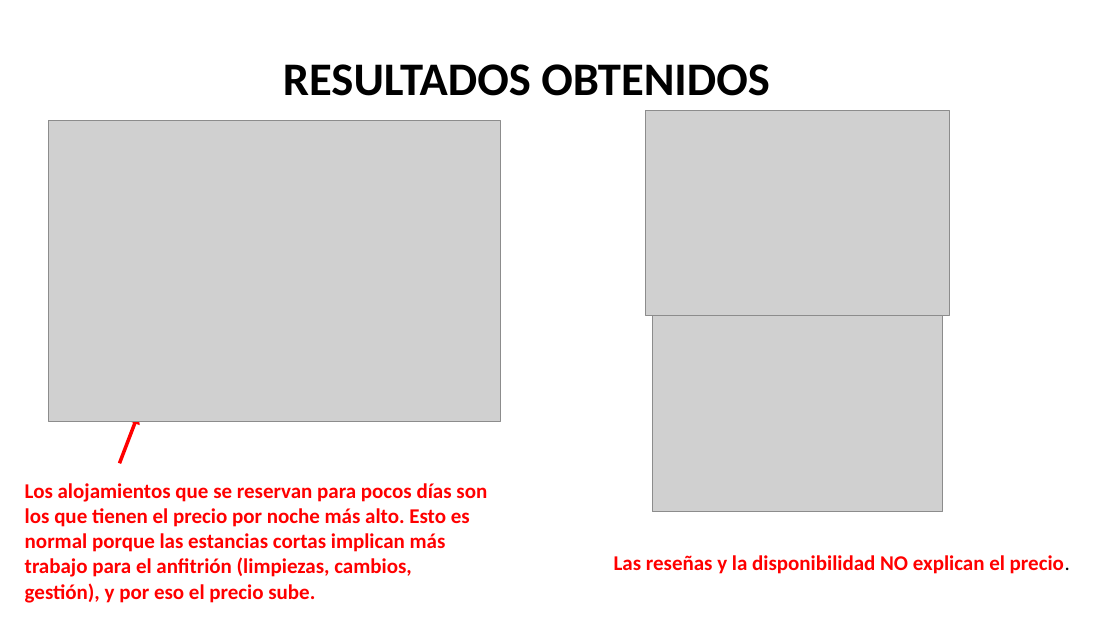
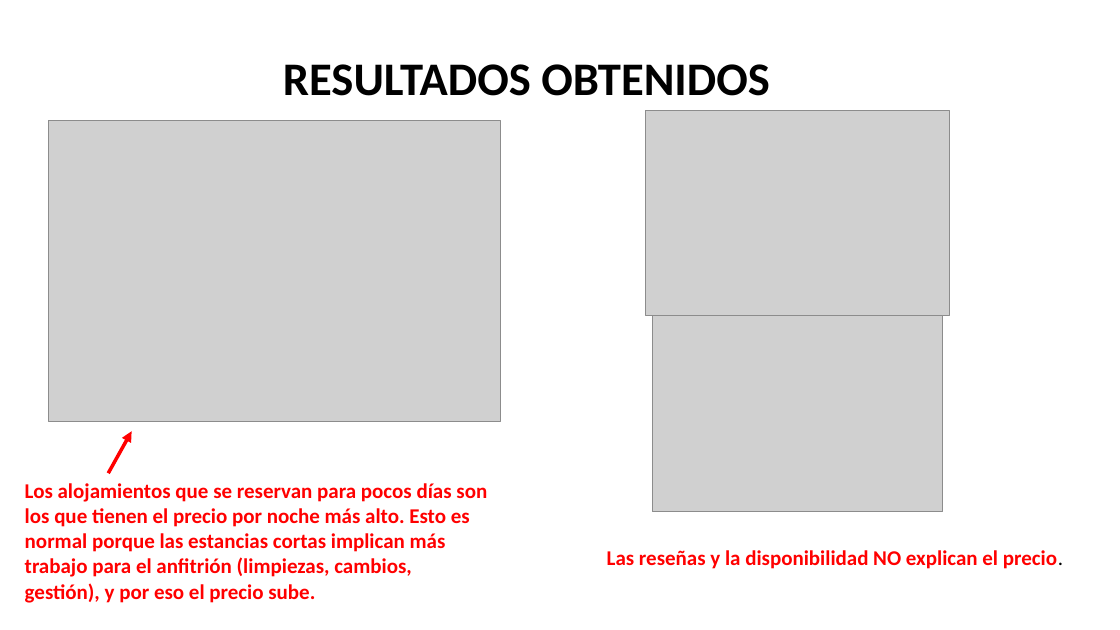
Before and after one commit to MHHsim/Proyect-Break-I, a slide deck: slide 6 of Pendiente/EDA - Alquileres Málaga - 2025.pptx. Drawn at 1120x630 pixels with LibreOffice and Linux fonts; fonts in the diff are those of the drawing; grey boxes stand for pictures. Boxes give left, top, right and bottom in pixels: in the first picture for what was removed or moved away, otherwise in the second. Text is boxed around its words. In the diff, an @@ line names an element or a change of style, - is before the commit and + after.

```diff
--- a/Pendiente/EDA - Alquileres Málaga - 2025.pptx
+++ b/Pendiente/EDA - Alquileres Málaga - 2025.pptx
@@ arrow moved from (119, 464) - (139, 413) to (108, 473) - (132, 431) @@
@@ text "Las reseñas y la disponibilidad ...": place and size @@
-text "Las reseñas y la disponibilidad ..." at box(614, 555, 1070, 574)
+text "Las reseñas y la disponibilidad ..." at box(607, 550, 1063, 569)
```
Also in this commit, not shown: 3 other slides changed, 1 slide added, 1 other file.
